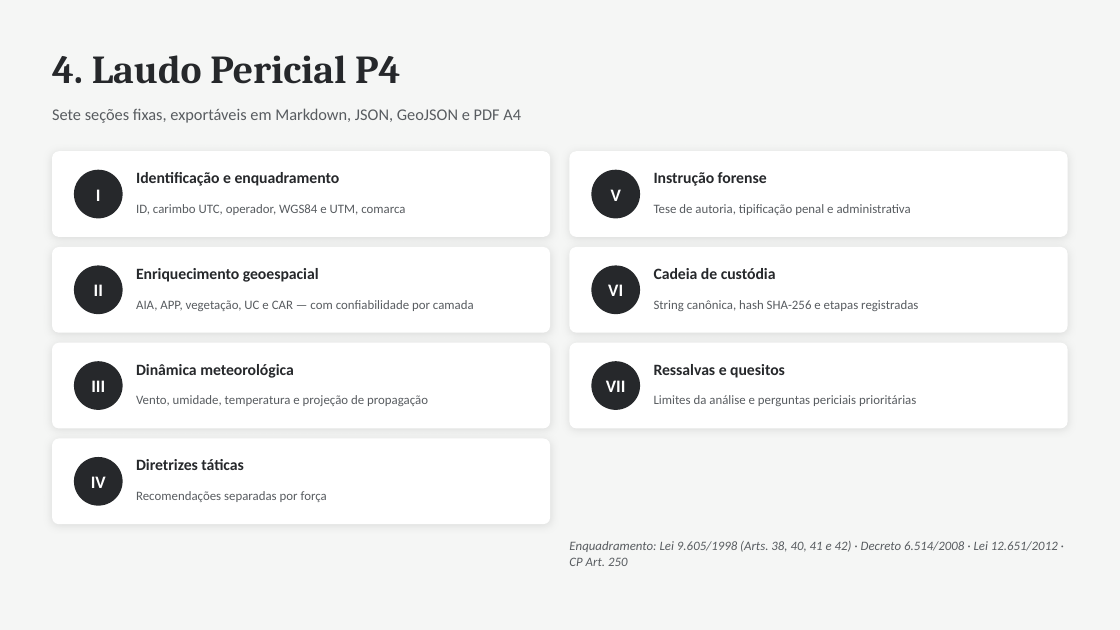
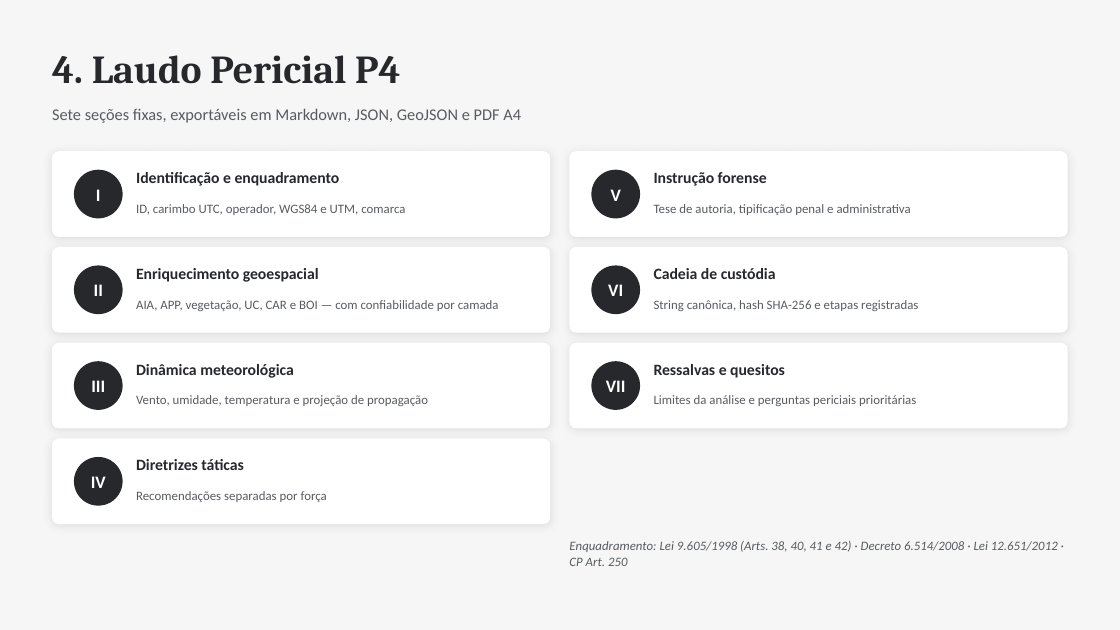
Before and after one commit to saxsoares/green-police, a slide deck: slide 8 of docs/SIMIA-Verde-Apresentacao.pptx. Drawn at 1120x630 pixels with LibreOffice and Linux fonts; fonts in the diff are those of the drawing. Boxes give left, top, right and bottom in pixels: in the first picture for what was removed or moved away, otherwise in the second. Text is boxed around its words. In the diff, an @@ line names an element or a change of style, - is before the commit and + after.

```diff
--- a/docs/SIMIA-Verde-Apresentacao.pptx
+++ b/docs/SIMIA-Verde-Apresentacao.pptx
@@ text at <box>136,300,499,311</box>: text changed @@
-AIA, APP, vegetação, UC e CAR — com confiabilidade por camada
+AIA, APP, vegetação, UC, CAR e BOI — com confiabilidade por camada
```
Also in this commit, not shown: 2 other slides changed, 7 other files.
